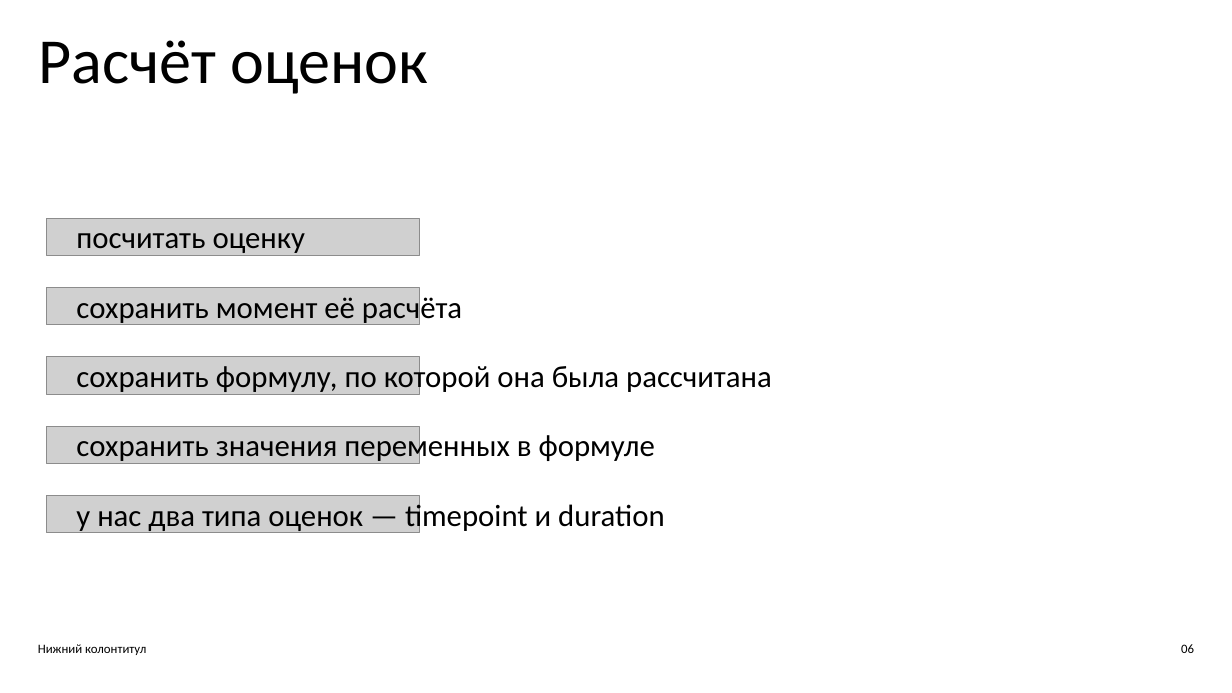
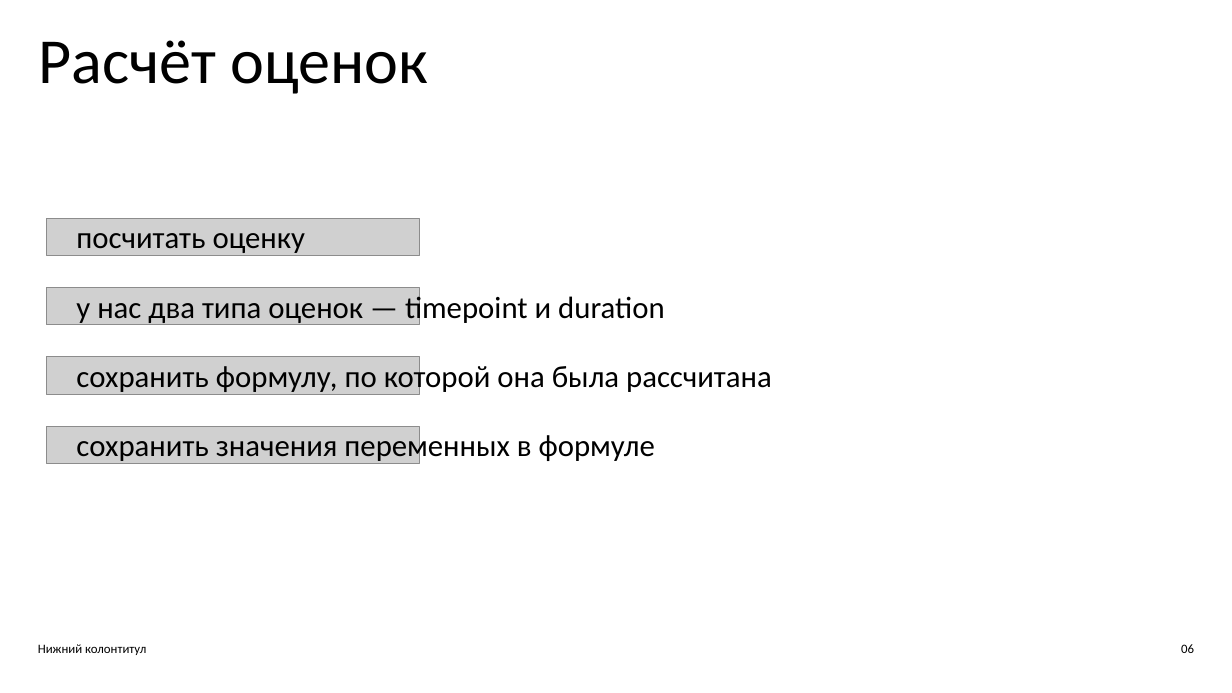
Before and after one commit to ishfb/zcc23, a slide deck: slide 7 of slides.pptx. Drawn at 1232x693 pixels with LibreOffice and Linux fonts; fonts in the diff are those of the drawing; grey boxes stand for pictures. Boxes give left, top, right and bottom in pixels: in the first picture for what was removed or moved away, otherwise in the second. Text is boxed around its words. In the diff, an @@ line names an element or a change of style, - is before the commit and + after.

```diff
--- a/slides.pptx
+++ b/slides.pptx
@@ text "у нас два типа оценок ...": place and size @@
-text "у нас два типа оценок ..." at [76, 500, 664, 534]
+text "у нас два типа оценок ..." at [76, 292, 664, 326]
@@ text removed at [76, 292, 462, 326] @@
-сохранить момент её расчёта
@@ picture removed at [46, 495, 419, 532] @@
```
Also in this commit, not shown: 1 other slide changed, 3 slides added.
